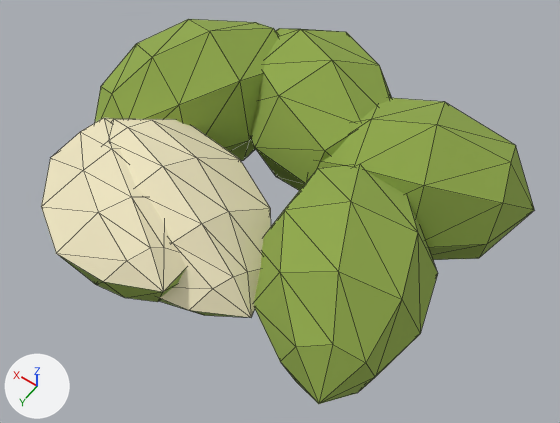
An edit to the glTF model public/ingredients/pistachio.glb, drawn before and after from the same camera.
Camera for both pictures: a 50 mm lens placed at (-1.47, 1.86, 3.27), pointed at (-0.13, -0.02, 0.32). Every picture has the same lights, and +X, +Y and +Z are marked at lower left. The picture after the commit comes second. Mesh edges are drawn as thin lines. Where no turn or scale is listed for an object, it has been applied to the vertices. Vertices at exactly the same position are counted once.
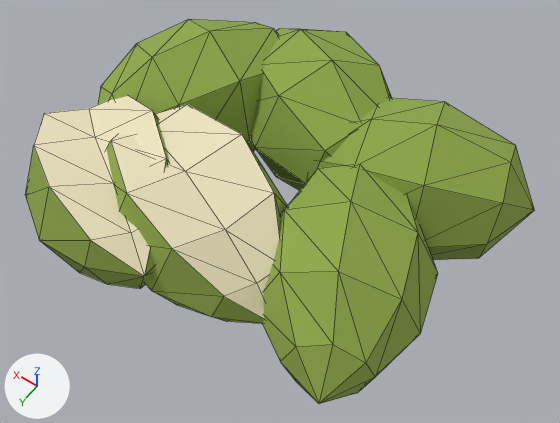
Location of each change, (x1, y1, x2, y2) in pixels of the pictures (560 x 423 px):
```json
{"object": "Mesh_0", "change": "reshaped", "before": [57, 19, 534, 404], "after": [25, 19, 534, 404], "on screen": "7% wider"}
{"object": "Mesh_1", "change": "reshaped", "before": [41, 117, 271, 318], "after": [34, 96, 279, 318], "on screen": "6% wider, 10% taller"}
{"part": 1, "of": "me_mesh_0", "change": "rebuilt", "before": [57, 254, 186, 302], "after": [25, 110, 169, 289]}
{"part": 2, "of": "me_mesh_0", "change": "built on", "before": [160, 298, 250, 318], "after": [106, 138, 287, 324], "on screen": "mostly hidden before"}
{"part": 3, "of": "me_mesh_1", "change": "rebuilt", "before": [109, 119, 271, 318], "after": [111, 104, 279, 318]}
{"part": 4, "of": "me_mesh_1", "change": "rebuilt", "before": [41, 117, 186, 292], "after": [34, 96, 166, 276]}
```

Edits to the scene script, one JSON object a line:
```json
{"block": "me_mesh_0", "where": "# used by ob_mesh_0; location = (0.0, 0.0, 0.0)"}
{"op": "remove", "block": "me_mesh_0", "code": "me_mesh_0.from_pydata(...)  # 180 vertices, 320 faces; spans x -1.13..1.05, y -1.03..0.85, z 0.0..0.82"}
{"op": "add", "block": "me_mesh_0", "code": "me_mesh_0.from_pydata(...)  # 196 vertices, 352 faces; spans x -1.13..1.05, y -1.03..0.85, z 0.0..0.82"}
{"block": "me_mesh_0", "change": "me_mesh_0 part 1: the loose piece of 22 vertices spanning x -0.1..0.94, y -0.05..0.85, z 0.07..0.57 is rebuilt with 30 vertices and now spans x 0.0..1.04, y -0.05..0.85, z 0.09..0.78"}
{"block": "me_mesh_0", "change": "me_mesh_0 part 2"}
{"block": "me_mesh_0", "change": "8 vertices are removed from x -0.4..0.69, y 0.05..0.76, z 0.19..0.55"}
{"block": "me_mesh_0", "change": "23 faces are deleted"}
{"block": "me_mesh_0", "change": "3 vertices in x 0.33..0.75, y 0.01..0.29, z 0.1..0.57 move by (-0.1, -0.03, 0.02)"}
{"block": "me_mesh_0", "change": "11 vertices move from x -0.32..0.67, y -0.06..0.66, z 0.1..0.56 to x -0.42..0.57, y 0.0..0.62, z 0.1..0.8"}
{"block": "me_mesh_0", "change": "16 vertices are added at x -0.49..0.59, y -0.09..0.73, z 0.2..0.8"}
{"block": "me_mesh_0", "change": "39 new faces join them"}
{"block": "me_mesh_1", "where": "# used by ob_mesh_1; location = (0.0, 0.0, 0.0)"}
{"op": "remove", "block": "me_mesh_1", "code": "me_mesh_1.from_pydata(...)  # 44 vertices, 64 faces; spans x -0.396..0.94, y -0.062..0.847, z 0.37..0.741"}
{"op": "add", "block": "me_mesh_1", "code": "me_mesh_1.from_pydata(...)  # 28 vertices, 32 faces; spans x -0.494..1.034, y 0.002..0.79, z 0.369..0.802"}
{"block": "me_mesh_1", "change": "me_mesh_1 part 3: the loose piece of 22 vertices spanning x -0.396..0.749, y -0.062..0.763, z 0.396..0.741 is rebuilt with 14 vertices and now spans x -0.494..0.647, y 0.002..0.639, z 0.395..0.802"}
{"block": "me_mesh_1", "change": "me_mesh_1 part 4: the loose piece of 22 vertices spanning x -0.097..0.94, y -0.048..0.847, z 0.37..0.697 is rebuilt with 14 vertices and now spans x 0.005..1.034, y 0.004..0.79, z 0.369..0.779"}
```
